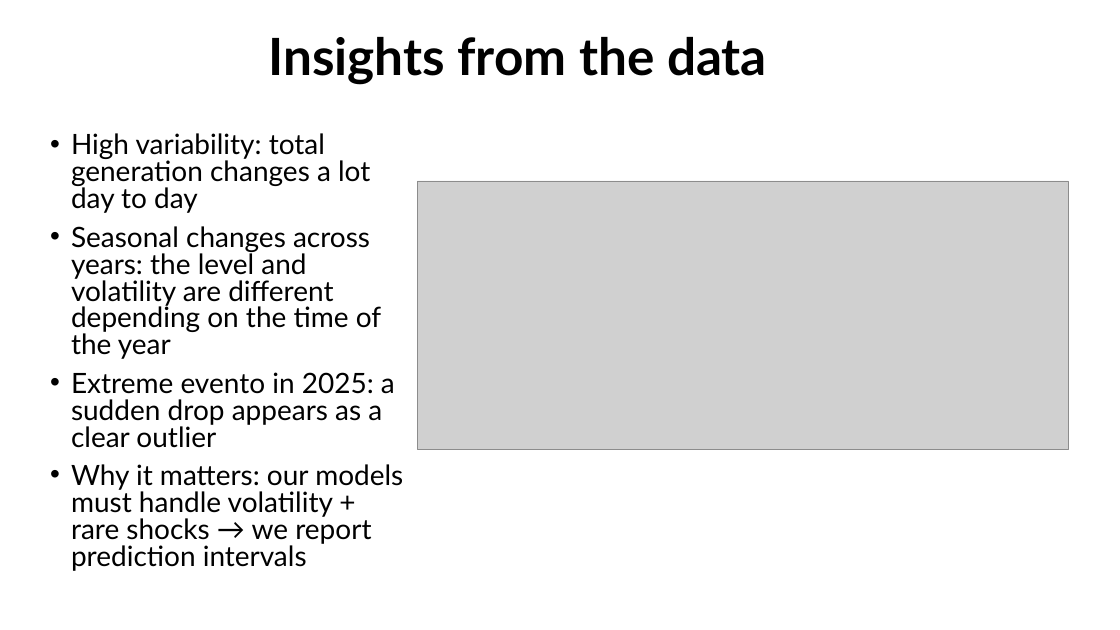
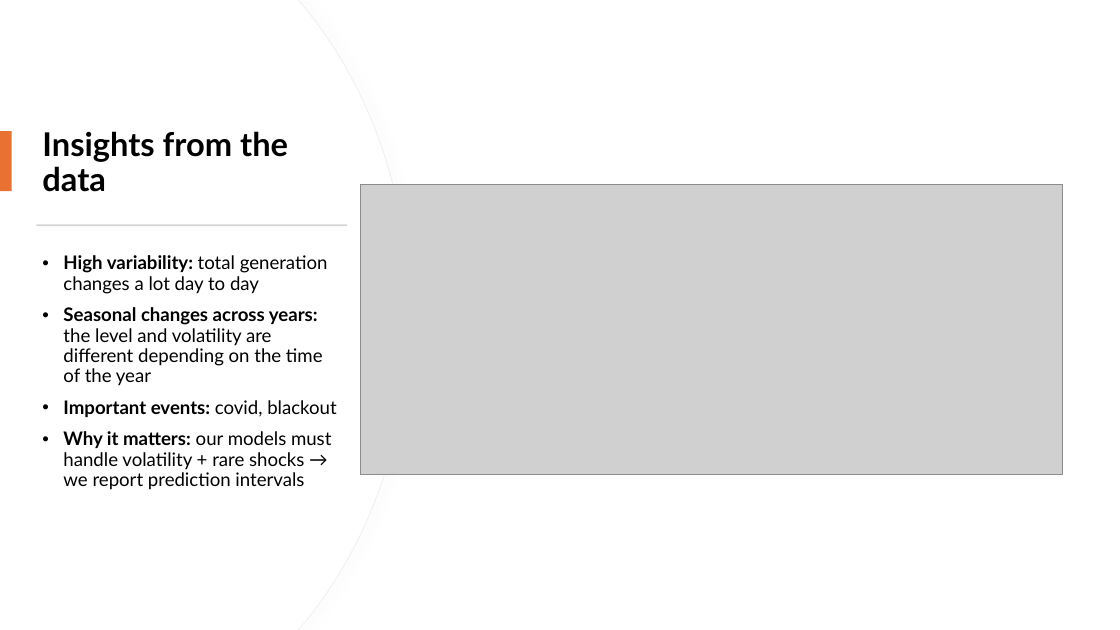
Before and after one commit to mireiamonbu/Spanish-Forecasters-MireiaMontoya-EnriqueRuiz, a slide deck: slide 9 of presentation/CapstonProject.pptx (slide 10 before the commit). Drawn at 1120x630 pixels with LibreOffice and Linux fonts; fonts in the diff are those of the drawing; grey boxes stand for pictures. Boxes give left, top, right and bottom in pixels: in the first picture for what was removed or moved away, otherwise in the second. Text is boxed around its words. In the diff, an @@ line names an element or a change of style, - is before the commit and + after.

```diff
--- a/presentation/CapstonProject.pptx
+++ b/presentation/CapstonProject.pptx
@@ freeform shape added at [0, 0, 409, 630], fill #FFFFFF, outline #EFEFEF 0.75 pt @@
@@ freeform shape added at [0, 0, 408, 630], fill #FFFFFF @@
@@ title "Insights from the data": place and size @@
-title "Insights from the data" at [268, 37, 767, 85]
+title "Insights from the data" at [42, 131, 288, 192]
@@ title "Insights from the data" at [42, 131, 288, 192]: size 44 to 28 pt @@
@@ rectangle added at [0, 131, 12, 192], fill #E97132 @@
@@ picture: place and size @@
-picture at [418, 181, 1068, 449]
+picture at [360, 185, 1063, 475]
@@ rectangle added at [36, 224, 347, 226], fill #D5D5D5 @@
@@ text "High variability: total generation changes ...": place and size @@
-text "High variability: total generation changes ..." at [71, 133, 403, 571]
+text "High variability: total generation changes ..." at [63, 255, 336, 490]
@@ text at [63, 255, 331, 490]: size 24 to 16 pt in "High variability: total generation changes a lot ...", "Seasonal changes across years: the level and ...", "Why it matters: our models must handle ..."; bold on in "High variability:", "Seasonal changes across years:", "Why it matters:"; line spacing 0.8 to 0.9 @@
@@ text at [63, 400, 336, 417]: text changed; size 24 to 16 pt; bold on @@
-• Extreme evento in 2025: a sudden drop appears as a clear outlier
+• Important events: covid, blackout
```
Also in this commit, not shown: 12 other slides changed, 1 slide added, 5 slides removed, 20 other files.
